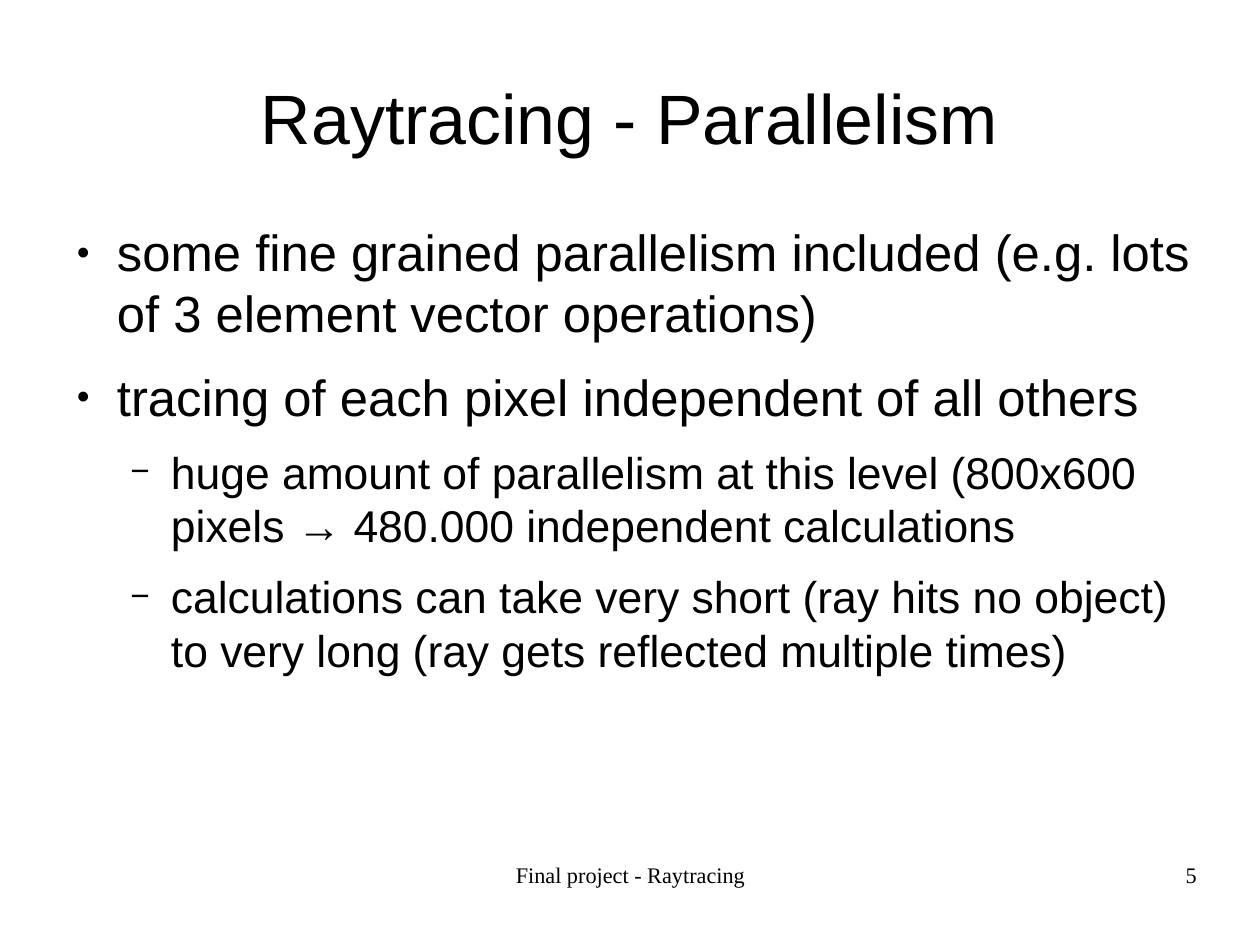
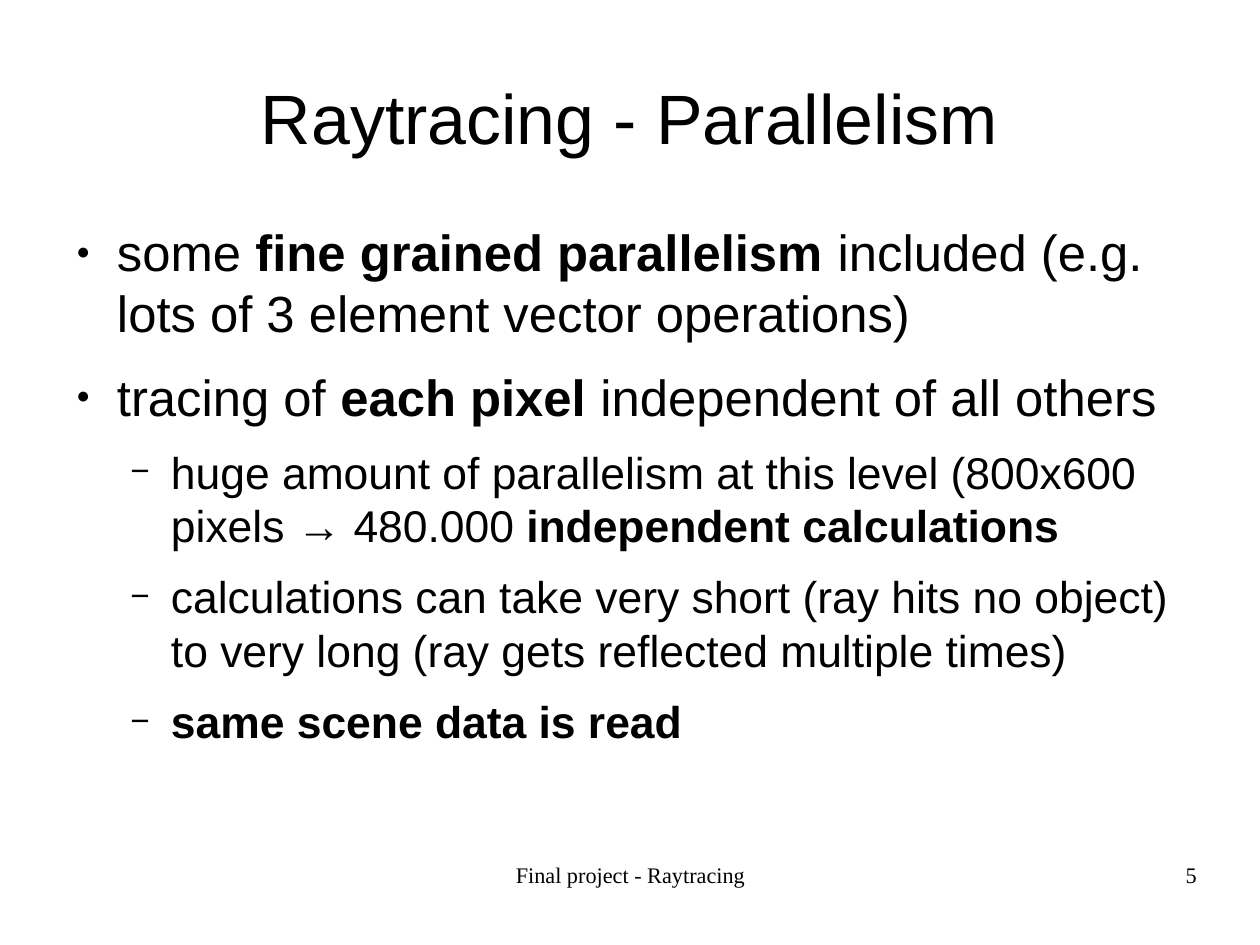
Before and after one commit to carstenbru/eece528_final, a slide deck: slide 5 of presentation/EECE528_project.odp. Drawn at 1260x945 pixels with LibreOffice and Linux fonts; fonts in the diff are those of the drawing. Boxes give left, top, right and bottom in pixels: in the first picture for what was removed or moved away, otherwise in the second. Text is boxed around its words. In the diff, an @@ line names an element or a change of style, - is before the commit and + after.

```diff
--- a/presentation/EECE528_project.odp
+++ b/presentation/EECE528_project.odp
@@ text at box(117, 234, 1156, 551): bold on in "fine grained parallelism", "each pixel", "independent calculations" @@
@@ text at box(171, 705, 682, 739): paragraph added @@
+  − same scene data is read
```
Also in this commit, not shown: 11 other slides changed, 5 other files.
